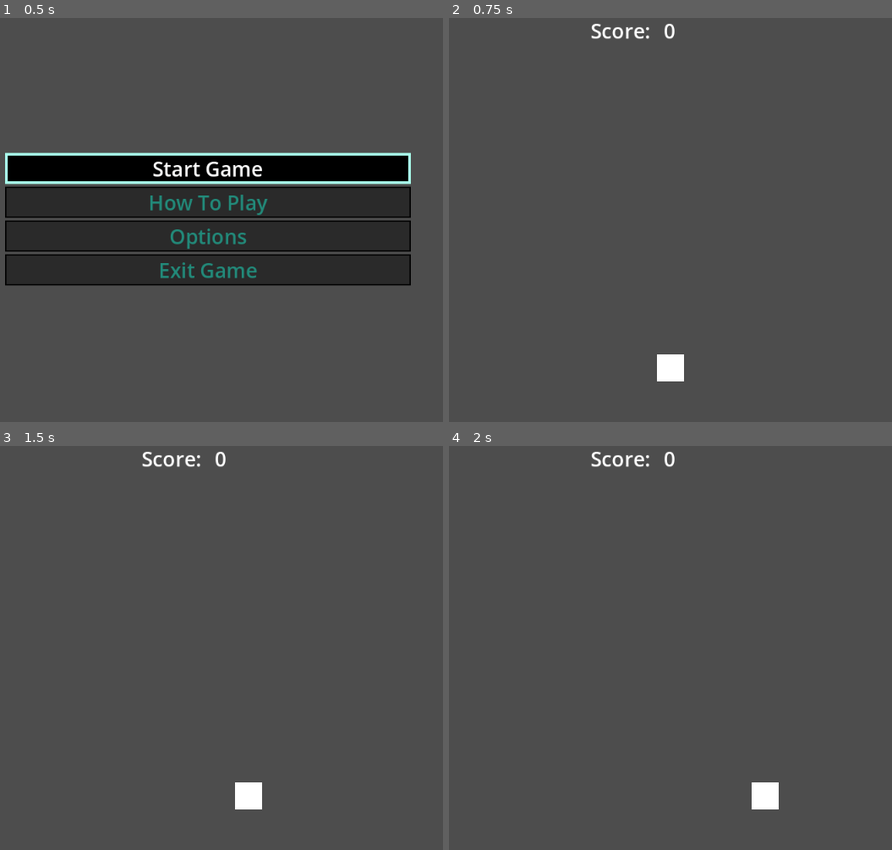
Above: before the commit, frames 1-4 (two rows, left to right).
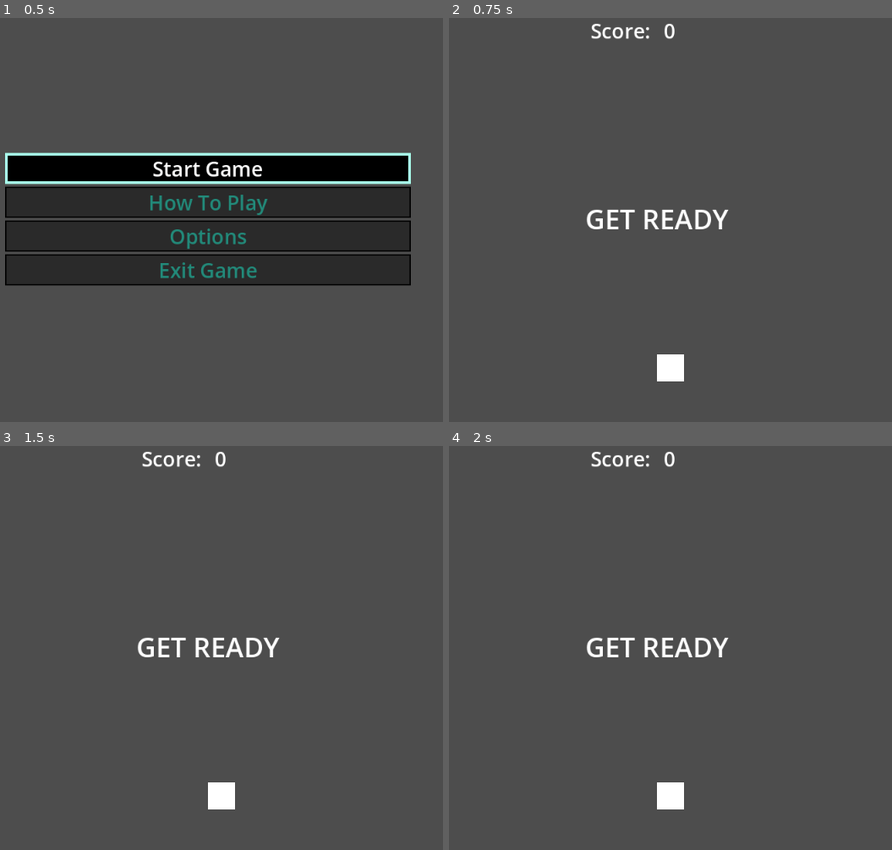
Above: after the commit, the same moments.

Repository: pozbliz/godot_pacman
Game: Godot game, scene res://main/main.tscn
Same seed, same stepped clock (60 frames per second), same inputs: the game is played once before the commit and once after it.
Inputs (mouse positions are in pixels of both pictures, inside the frame that each line leads up to):
- Up to frame 1 (0.5 s): no input
- Up to frame 2 (0.75 s): click "Start Game" at 0.5 s
- Up to frame 3 (1.5 s): tap Enter at 1.25 s; move the mouse to (358, 627) at 1.27 s; hold D (move_right) from 1.28 s (still down); click (358, 627) at 1.42 s
- Up to frame 4 (2 s): keep holding D (move_right)

Frame 1 is identical in both runs. In frame 2, 0.7% of the frame differs, in the area x 31-64%, y 47-53%; in frame 3, 1.5%, in the area x 31-64%, y 47-90%; in frame 4, 1.5%.

Commit message:
feat: revise input, movement, sketch coins and ghosts

Diff:
--- a/main/main.gd
+++ b/main/main.gd
@@ -1,7 +1,16 @@
 extends Node
 
 
+@export var coin_scene: PackedScene
+@export var enemy_scene: PackedScene
+
+
+const MAX_LIVES: int = 3
+const GHOST_COUNT: int = 4
+
 var score: int = 0
+var current_lives: int
+var ghosts: Array = []
 
 
 func _ready() -> void:
@@ -9,22 +18,33 @@
 	$UI.open_main_menu()
 	$Audio/AudioMainMenu.play()
 
-	$Player.player_died.connect(_on_player_died)
+	$Player.player_hit.connect(_on_player_hit)
+	$ReadyTimer.timeout.connect(_on_ready_timer_timeout)
 
 func _process(delta: float) -> void:
 	pass
 
 func _on_ui_game_started():
-	get_tree().paused = false
+	get_tree().paused = true
 
+	current_lives = MAX_LIVES
 	score = 0
 	$UI/HUD.update_score(score)
 	$Player.reset_player()
-	$Player.position = $PlayerStartPosition.position
+	$Player.position = $StartPositions/PlayerStartPosition.position
+	play_game_music()
+	$ReadyTimer.start()
+	$UI/HUD.show_message("GET READY")
+
 	$Player.set_process(true)
 	$Player.set_physics_process(true)
 	$Player.set_process_unhandled_input(true)
-	play_game_music()
+
+func setup_ghosts():
+	pass
+
+func _on_ready_timer_timeout():
+	get_tree().paused = false
 
 func play_main_menu_music():
 	$Audio/AudioGameplay.stop()
@@ -38,7 +58,41 @@
 	$Audio/AudioMainMenu.stop()
 	$Audio/AudioGameplay.stop()
 
-func _on_player_died():
+func spawn_coins():
+	pass
+
+	# for tile in grid:
+		# var coin: Coin = coin_scene.instantiate()
+		# add_child(coin)
+		# coin.coin_picked_up.connect(_on_coin_picked_up)
+
+func spawn_enemies():
+	pass
+
+	var first_ghost: Ghost = enemy_scene.instantiate()
+	add_child(first_ghost)
+	first_ghost.position = $StartPositions/GhostStartPosition.position
+
+
+
+func _on_coin_picked_up():
+	score += 1
+	$HUD.update_score(score)
+
+func _on_player_hit():
+	current_lives -= 1
+	$HUD.update_lives(current_lives)
+	if current_lives <= 0:
+		game_over()
+	else:
+		get_tree().paused = true
+		$Player.reset_player()
+		$Player.position = $StartPositions/PlayerStartPosition.position
+		$ReadyTimer.start()
+		$UI/HUD.show_message("GET READY")
+		get_tree().paused = false
+
+func game_over():
 	$Player.set_process(false)
 	$Player.set_physics_process(false)
 	$Player.set_process_unhandled_input(false)
--- a/main/main.tscn
+++ b/main/main.tscn
@@ -1,16 +1,17 @@
-[gd_scene load_steps=4 format=3 uid="uid://eitigiq55372"]
+[gd_scene load_steps=6 format=3 uid="uid://eitigiq55372"]
 
 [ext_resource type="Script" uid="uid://pupn2o3umkd7" path="res://main/main.gd" id="1_pjrb6"]
+[ext_resource type="PackedScene" uid="uid://dtnkl6qjkjy5w" path="res://world/coins/coin.tscn" id="2_3wy1v"]
 [ext_resource type="PackedScene" uid="uid://qymt3rlyjx6q" path="res://player/player.tscn" id="2_c651c"]
 [ext_resource type="PackedScene" uid="uid://dh0kc5ysas7xu" path="res://ui/ui.tscn" id="2_xwkvk"]
+[ext_resource type="PackedScene" uid="uid://82m4fmnms6yk" path="res://world/ghosts/ghost.tscn" id="3_3wy1v"]
 
 [node name="Main" type="Node"]
 script = ExtResource("1_pjrb6")
+coin_scene = ExtResource("2_3wy1v")
+enemy_scene = ExtResource("3_3wy1v")
 
 [node name="Player" parent="." instance=ExtResource("2_c651c")]
-
-[node name="PlayerStartPosition" type="Marker2D" parent="."]
-position = Vector2(500, 500)
 
 [node name="UI" parent="." instance=ExtResource("2_xwkvk")]
 
@@ -19,3 +20,14 @@
 [node name="AudioGameplay" type="AudioStreamPlayer" parent="Audio"]
 
 [node name="AudioMainMenu" type="AudioStreamPlayer" parent="Audio"]
+
+[node name="ReadyTimer" type="Timer" parent="."]
+process_mode = 3
+wait_time = 2.0
+
+[node name="StartPositions" type="Node" parent="."]
+
+[node name="PlayerStartPosition" type="Marker2D" parent="StartPositions"]
+position = Vector2(500, 500)
+
+[node name="GhostStartPosition" type="Marker2D" parent="StartPositions"]
--- a/player/player.gd
+++ b/player/player.gd
@@ -6,8 +6,7 @@
 
 var direction: Vector2 = Vector2.ZERO
 
-signal player_died
-
+signal player_hit
 
 func _ready() -> void:
 	hide()
@@ -15,7 +14,10 @@
 func _physics_process(delta: float) -> void:
 	velocity = direction * SPEED
 
-	move_and_slide()
+	var collision = move_and_collide(velocity * delta)
+	if collision:
+		if collision.get_collider() is Ghost:
+			player_hit.emit()
 
 func _unhandled_input(event: InputEvent) -> void:
 	if Input.is_action_just_pressed("move_left"):
--- a/ui/hud.gd
+++ b/ui/hud.gd
@@ -24,5 +24,8 @@
 func update_highscore(score):
 	pass
 
+func update_lives(lives):
+	pass
+
 func _on_message_timer_timeout():
 	$MarginContainer/Message.hide()
--- /dev/null
+++ b/world/coins/coin.gd
@@ -0,0 +1,19 @@
+extends Area2D
+class_name Coin
+
+
+signal coin_picked_up
+
+# Called when the node enters the scene tree for the first time.
+func _ready() -> void:
+	body_entered.connect(_on_body_entered)
+
+
+# Called every frame. 'delta' is the elapsed time since the previous frame.
+func _process(delta: float) -> void:
+	pass
+
+func _on_body_entered(body):
+	if body is Player:
+		coin_picked_up.emit()
+		queue_free()
--- /dev/null
+++ b/world/coins/coin.tscn
@@ -0,0 +1,13 @@
+[gd_scene load_steps=3 format=3 uid="uid://dtnkl6qjkjy5w"]
+
+[ext_resource type="Script" uid="uid://7dlwbdnout5k" path="res://world/coins/coin.gd" id="1_sl4bs"]
+
+[sub_resource type="CircleShape2D" id="CircleShape2D_sl4bs"]
+
+[node name="Coin" type="Area2D"]
+script = ExtResource("1_sl4bs")
+
+[node name="Sprite2D" type="Sprite2D" parent="."]
+
+[node name="CollisionShape2D" type="CollisionShape2D" parent="."]
+shape = SubResource("CircleShape2D_sl4bs")
--- /dev/null
+++ b/world/ghosts/ghost.gd
@@ -0,0 +1,10 @@
+extends CharacterBody2D
+class_name Ghost
+
+const SPEED = 200.0
+
+
+func _physics_process(delta: float) -> void:
+	pass
+
+	move_and_slide()
--- /dev/null
+++ b/world/ghosts/ghost.tscn
@@ -0,0 +1,10 @@
+[gd_scene load_steps=2 format=3 uid="uid://82m4fmnms6yk"]
+
+[ext_resource type="Script" uid="uid://dr1bqhevtdgtd" path="res://world/ghosts/ghost.gd" id="1_052b4"]
+
+[node name="Ghost" type="CharacterBody2D"]
+script = ExtResource("1_052b4")
+
+[node name="AnimatedSprite2D" type="AnimatedSprite2D" parent="."]
+
+[node name="CollisionShape2D" type="CollisionShape2D" parent="."]
Not shown, added: world/coins/coin.gd.uid
Not shown, added: world/ghosts/ghost.gd.uid
